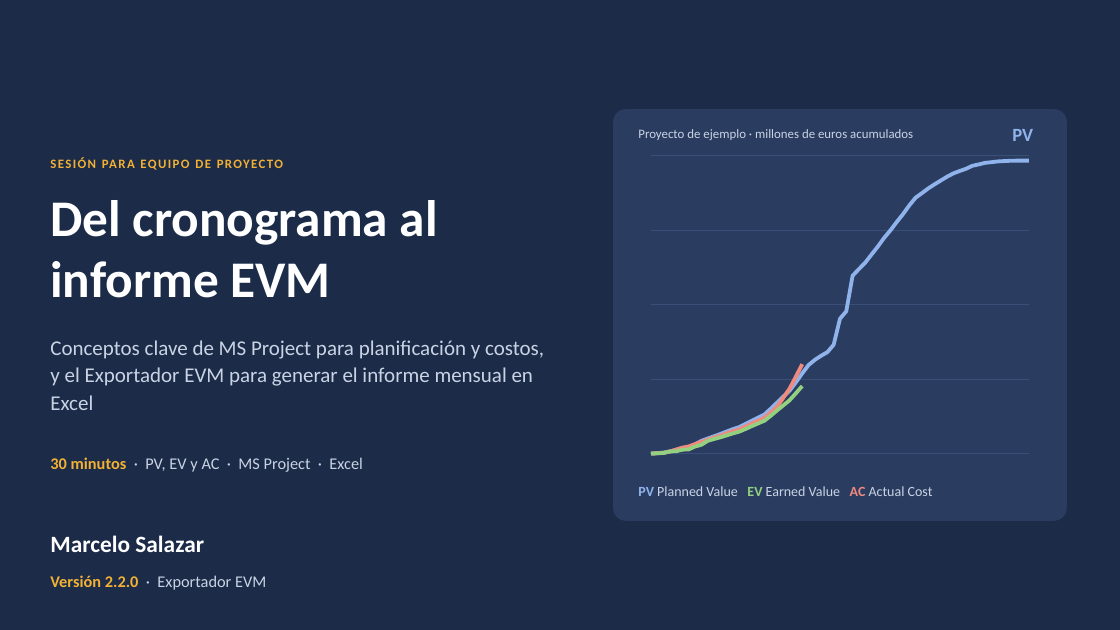
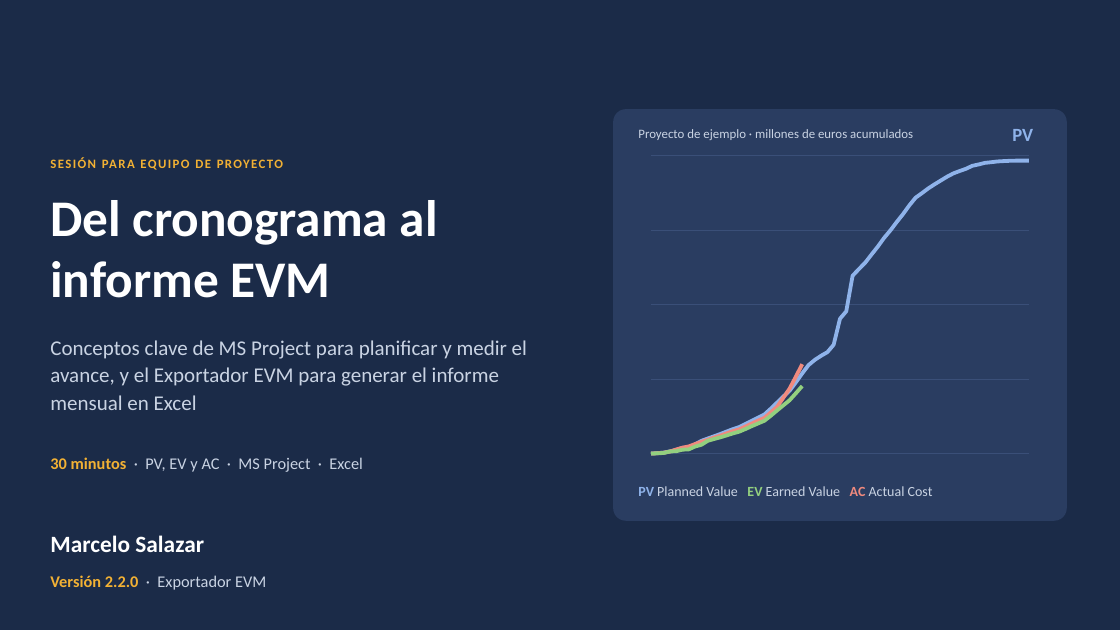
Before and after one commit to MarceloSalazar/evm-automation, a slide deck: slide 1 of docs/presentacion-jefes-de-proyecto.pptx. Drawn at 1120x630 pixels with LibreOffice and Linux fonts; fonts in the diff are those of the drawing. Boxes give left, top, right and bottom in pixels: in the first picture for what was removed or moved away, otherwise in the second. Text is boxed around its words. In the diff, an @@ line names an element or a change of style, - is before the commit and + after.

Commit message:
Revisión de coherencia de la documentación y la presentación
- validar y generar-fichas en el README, el índice, el proceso de reporte,
  el tutorial, varios archivos, multi-empresa, el glosario y la presentación.
- Cierre mensual en el mismo orden en todos los documentos: fecha de estado,
  avance, reprogramación y validar.
- Detalles que no coincidían con el programa: --nivel-max en actualizar,
  valores por defecto de las opciones, códigos de salida de validar, peso de
  las tareas con distribucion = "calendario", feriados con XML, mes 1, filas
  -D, campo Visible después de generar, Cronograma Ganado y análisis de un
  mes anterior.
- Presentación: ejemplo de % Completado con hitos que pesan 100, pestañas
  % PV y % EV, extracto actual de la hoja AC, validar en el proceso; PDF
  regenerado.
- Plantillas de tickets sin --solo ev y con generar-fichas (parte de #18);
  punto de cambio de versión en la plantilla de Pull Request.

```diff
--- a/docs/presentacion-jefes-de-proyecto.pptx
+++ b/docs/presentacion-jefes-de-proyecto.pptx
@@ text at (50,340,527,410): text changed @@
-Conceptos clave de MS Project para planificación y costos, y el Exportador EVM para generar el informe mensual en Excel
+Conceptos clave de MS Project para planificar y medir el avance, y el Exportador EVM para generar el informe mensual en Excel
```
Also in this commit, not shown: 18 other slides changed, 29 other files.
